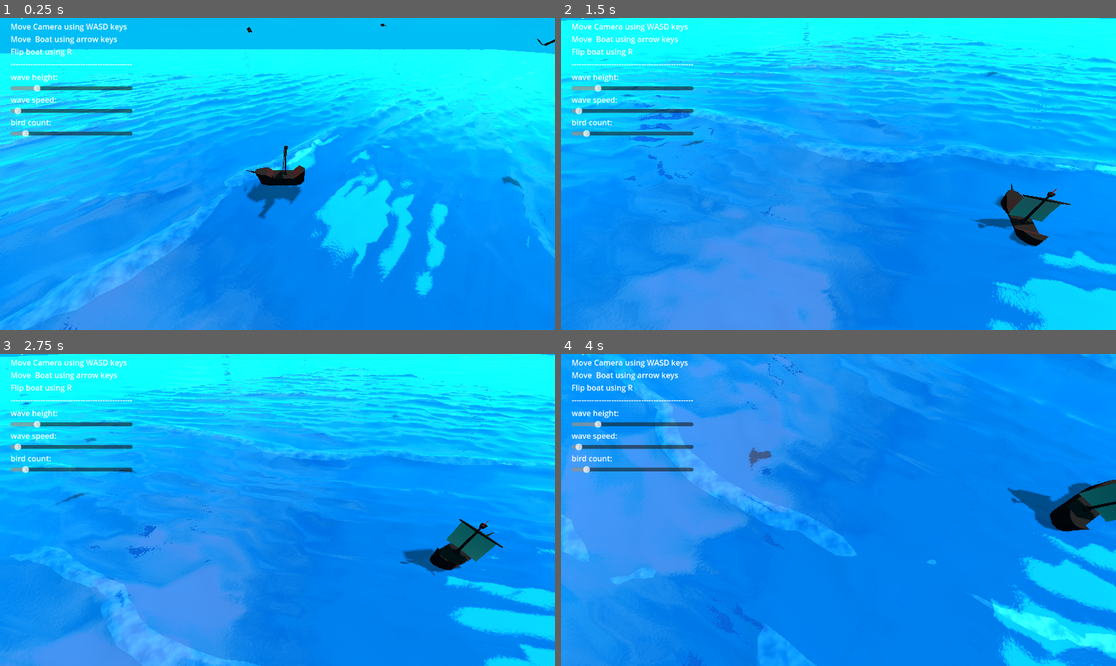
Above: before the commit, frames 1-4 (two rows, left to right).
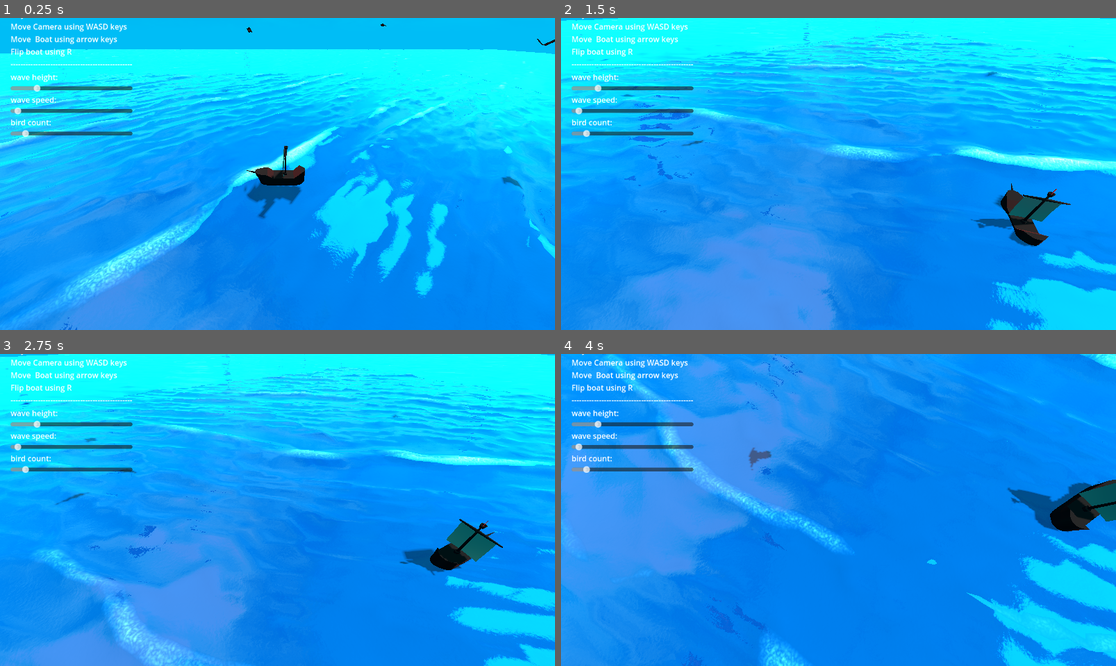
Above: after the commit, the same moments.

Repository: D0V4HKIIN/cs-341-computer-graphics-project
Game: Godot game, scene res://Main.tscn
Same seed, same stepped clock (60 frames per second), same inputs: the game is played once before the commit and once after it.
Inputs (mouse positions are in pixels of both pictures, inside the frame that each line leads up to):
- Up to frame 1 (0.25 s): no input
- Up to frame 2 (1.5 s): move the mouse to (960, 158) at 0.52 s; press the mouse at (960, 158) at 0.53 s; hold Right (boat_right) 0.53-1.28 s; move the mouse to (727, 189) at 1.27 s; release the mouse at (727, 189) at 1.28 s; hold Down (boat_back) from 1.28 s (still down); click (727, 189) at 1.35 s
- Up to frame 3 (2.75 s): move the mouse to (333, 441) at 2.02 s; release Down (boat_back) at 2.03 s; press the mouse at (333, 441) at 2.03 s; hold Right (boat_right) from 2.03 s (still down)
- Up to frame 4 (4 s): move the mouse to (810, 572) at 2.77 s; release Right (boat_right) at 2.78 s; release the mouse at (810, 572) at 2.78 s; hold Up (boat_forward) 2.78-3.53 s; click (810, 572) at 2.85 s; move the mouse to (1005, 556) at 3.52 s; press the mouse at (1005, 556) at 3.53 s; hold Left (boat_left) from 3.53 s (still down)

The runs differ from the first frame. In frame 1, 2.7% of the frame differs, in the area x 0-100%, y 11-100%; in frame 2, 1.8%; in frame 3, 1.9%; in frame 4, 2.5%.

Commit message:
white water

Diff:
--- a/seas-341_captain_hooks_black_pearl/water_noise_based.gdshader
+++ b/seas-341_captain_hooks_black_pearl/water_noise_based.gdshader
@@ -15,6 +15,7 @@
 
 uniform sampler2D noise;
 uniform sampler2D normalmap;
+uniform sampler2D white_water_noise;
 
 uniform vec3 color1 : source_color;
 uniform vec3 color2 : source_color;
@@ -69,14 +70,19 @@
 
 	float fresnel = fresnel(5.0, NORMAL, VIEW);
 	vec3 surface_color = mix(color1, color2, fresnel);
-	if(world_vertex.y > height_scale * scaling * foam_height){
-		surface_color += texture(noise, tex_position).xyz * foam_weight;
-	}
 	// normal water material
 	RIM = 0.2;
 	METALLIC = 0.0;
 	ROUGHNESS = 0.01 * (1.0 - fresnel);
+
+	// white water
+	//DEPTH = 0.;
+	float height_above_white_water = world_vertex.y - height_scale * scaling * foam_height;
+	if(height_above_white_water > 0.){
+		surface_color += texture(white_water_noise, tex_position).xyz * foam_weight * height_above_white_water * 9.;
+		ROUGHNESS = 0.1;
+		//DEPTH = texture(white_water_noise, tex_position).r;
+	}
+
 	ALBEDO = surface_color;
-
-
 }
--- a/seas-341_captain_hooks_black_pearl/water_noise_based_material.tres
+++ b/seas-341_captain_hooks_black_pearl/water_noise_based_material.tres
@@ -11,11 +11,22 @@
 bump_strength = 1.0
 noise = SubResource("FastNoiseLite_mhybr")
 
+[sub_resource type="FastNoiseLite" id="FastNoiseLite_fnkij"]
+noise_type = 4
+frequency = 0.011
+fractal_type = 3
+
+[sub_resource type="NoiseTexture2D" id="NoiseTexture2D_2bxjb"]
+width = 1024
+height = 1024
+seamless = true
+noise = SubResource("FastNoiseLite_fnkij")
+
 [resource]
 render_priority = 0
 shader = ExtResource("1_whmqm")
 shader_parameter/water_displacement = Vector2(0, 0)
-shader_parameter/cpu_time = 662.106
+shader_parameter/cpu_time = 2990.47
 shader_parameter/height_scale = 2.0
 shader_parameter/noise_frequency = 0.05
 shader_parameter/wave_speed = 0.05
@@ -26,3 +37,4 @@
 shader_parameter/color2 = Color(0.121569, 0.517647, 0.831373, 1)
 shader_parameter/noise = ExtResource("2_1yapn")
 shader_parameter/normalmap = SubResource("NoiseTexture2D_dktfb")
+shader_parameter/white_water_noise = SubResource("NoiseTexture2D_2bxjb")
Not shown: 1 places in seas-341_captain_hooks_black_pearl/water_noise_based_material.tres that only renumber resources
